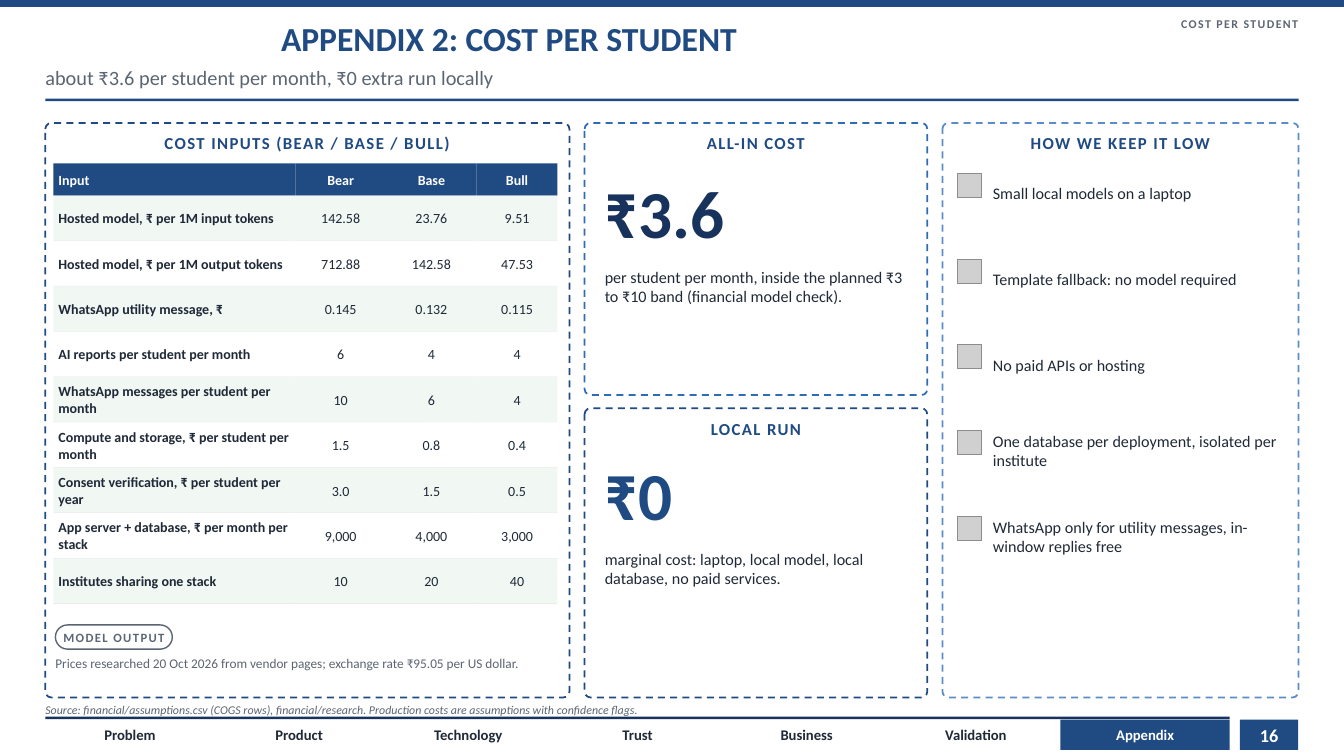
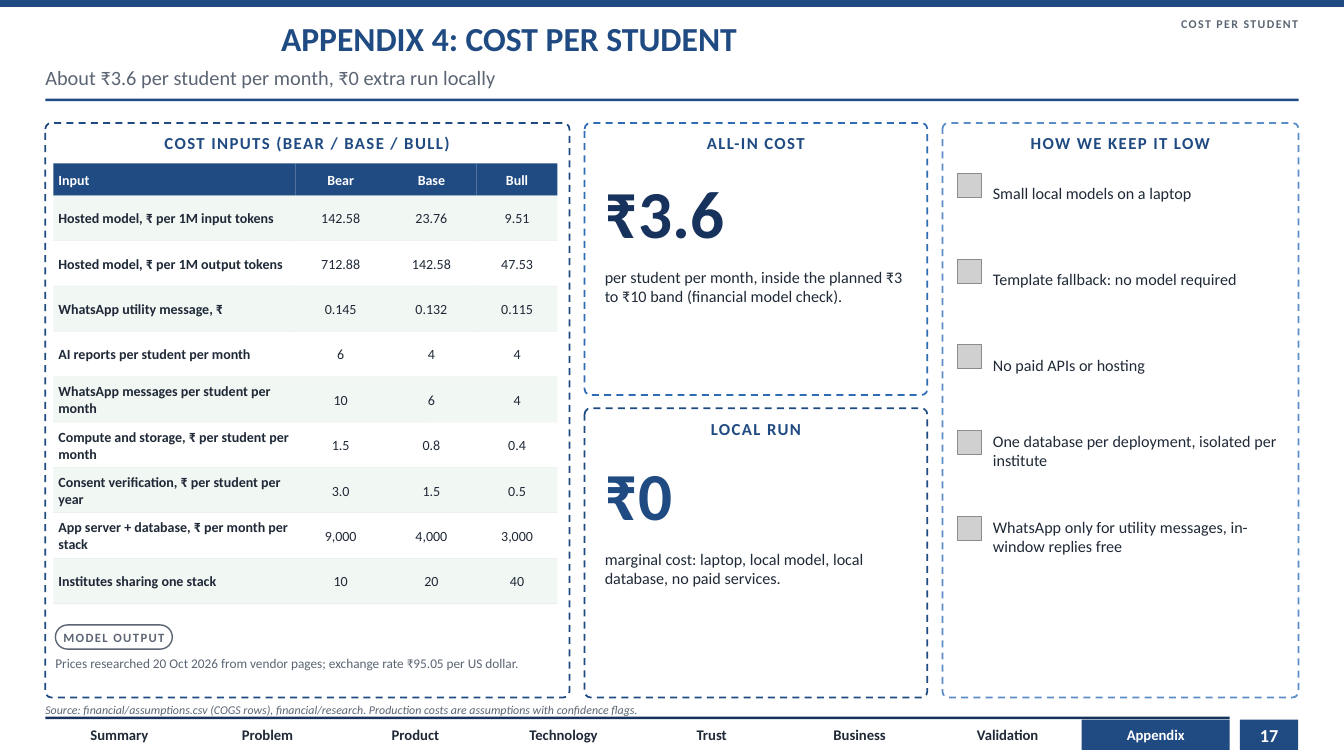
Before and after one commit to AdityaKuranjekar/institute-intelligence-platform, a slide deck: slide 17 of slides/AlphaQ_CaseB_Round1.pptx (slide 16 before the commit). Drawn at 1344x756 pixels with LibreOffice and Linux fonts; fonts in the diff are those of the drawing; grey boxes stand for pictures. Boxes give left, top, right and bottom in pixels: in the first picture for what was removed or moved away, otherwise in the second. Text is boxed around its words. In the diff, an @@ line names an element or a change of style, - is before the commit and + after.

```diff
--- a/slides/AlphaQ_CaseB_Round1.pptx
+++ b/slides/AlphaQ_CaseB_Round1.pptx
@@ title at [281, 29, 736, 52]: text changed @@
-APPENDIX 2: COST PER STUDENT
+APPENDIX 4: COST PER STUDENT
@@ text at [45, 71, 495, 89]: text changed @@
-about ₹3.6 per student per month, ₹0 extra run locally
+About ₹3.6 per student per month, ₹0 extra run locally
@@ text added at [90, 730, 148, 743], 10.5 pt, text #1F2937, bold @@
+Summary
@@ text "Problem": place and size @@
-text "Problem" at [104, 729, 155, 740]
+text "Problem" at [242, 729, 293, 740]
@@ text "Product": place and size @@
-text "Product" at [275, 729, 322, 740]
+text "Product" at [392, 729, 439, 740]
@@ text "Technology": place and size @@
-text "Technology" at [434, 729, 502, 743]
+text "Technology" at [529, 729, 597, 743]
@@ text "Trust": place and size @@
-text "Trust" at [622, 730, 652, 740]
+text "Trust" at [697, 730, 727, 740]
@@ text "Business": place and size @@
-text "Business" at [781, 730, 833, 740]
+text "Business" at [833, 730, 885, 740]
@@ text "Validation": place and size @@
-text "Validation" at [945, 729, 1006, 740]
+text "Validation" at [977, 729, 1038, 740]
@@ text "Appendix": place and size @@
-text "Appendix" at [1116, 729, 1174, 743]
+text "Appendix" at [1127, 729, 1185, 743]
@@ rectangle: place and size @@
-rectangle at [1061, 720, 1230, 750]
+rectangle at [1082, 720, 1230, 750]
@@ page number at [1260, 730, 1278, 742]: text changed @@
-16
+17
```
Also in this commit, not shown: 13 other slides changed, 6 slides added, 2 slides removed, 47 other files.
